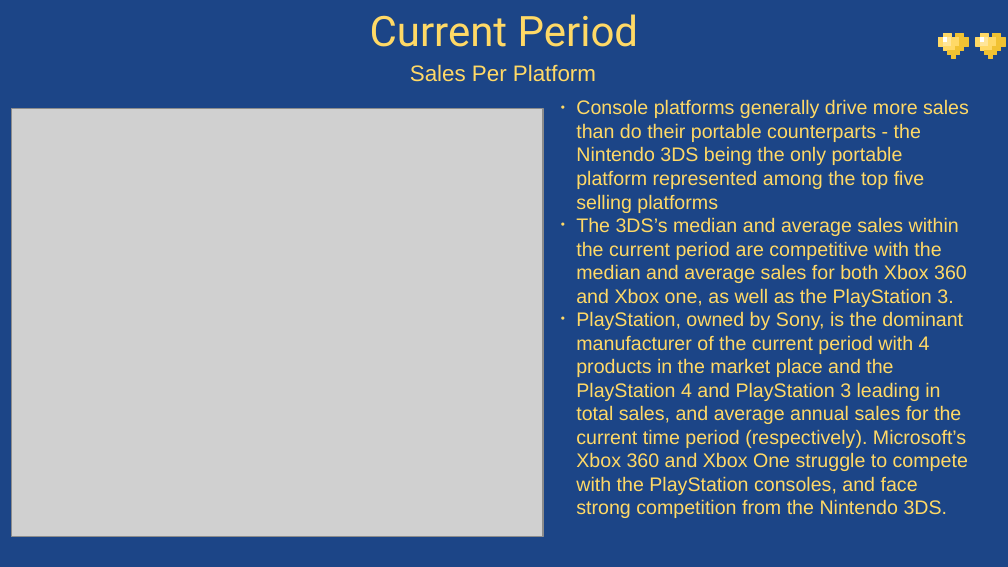
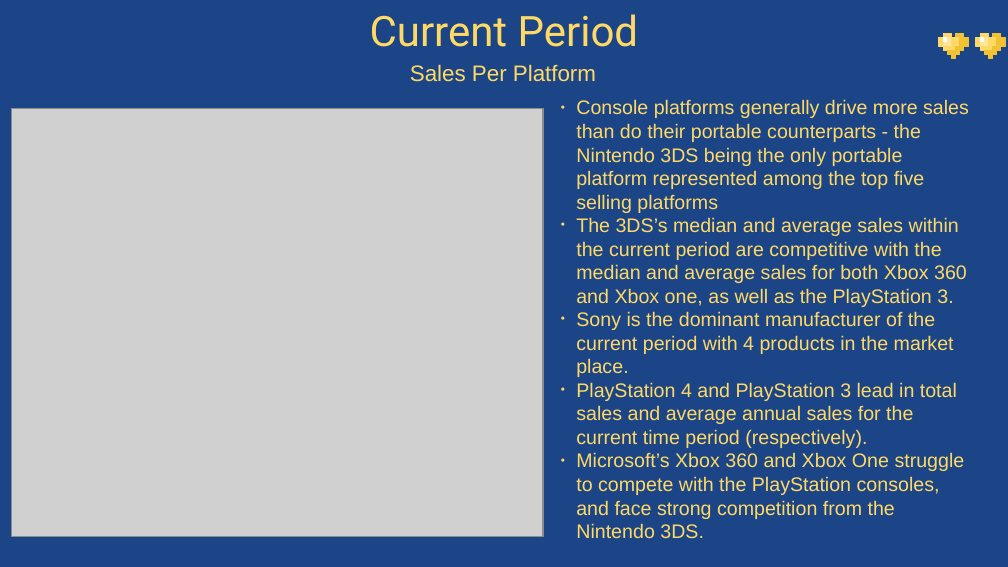
Before and after one commit to IMMontoya/global_videogame_sales_analysis, a slide deck: slide 13 of presentation.pptx. Drawn at 1008x567 pixels with LibreOffice and Linux fonts; fonts in the diff are those of the drawing; grey boxes stand for pictures. Boxes give left, top, right and bottom in pixels: in the first picture for what was removed or moved away, otherwise in the second. Text is boxed around its words. In the diff, an @@ line names an element or a change of style, - is before the commit and + after.

```diff
--- a/presentation.pptx
+++ b/presentation.pptx
@@ text at (576, 311, 965, 539): text changed @@
-• PlayStation, owned by Sony, is the dominant manufacturer of the current period with 4 products in the market place and the PlayStation 4 and PlayStation 3 leading in total sales, and average annual sales for the current time period (respectively). Microsoft’s Xbox 360 and Xbox One struggle to compete with the PlayStation consoles, and face strong competition from the Nintendo 3DS.
+• Sony is the dominant manufacturer of the current period with 4 products in the market place.
+• PlayStation 4 and PlayStation 3 lead in total sales and average annual sales for the current time period (respectively).
+• Microsoft’s Xbox 360 and Xbox One struggle to compete with the PlayStation consoles, and face strong competition from the Nintendo 3DS.
```
Also in this commit, not shown: 10 other slides changed.
